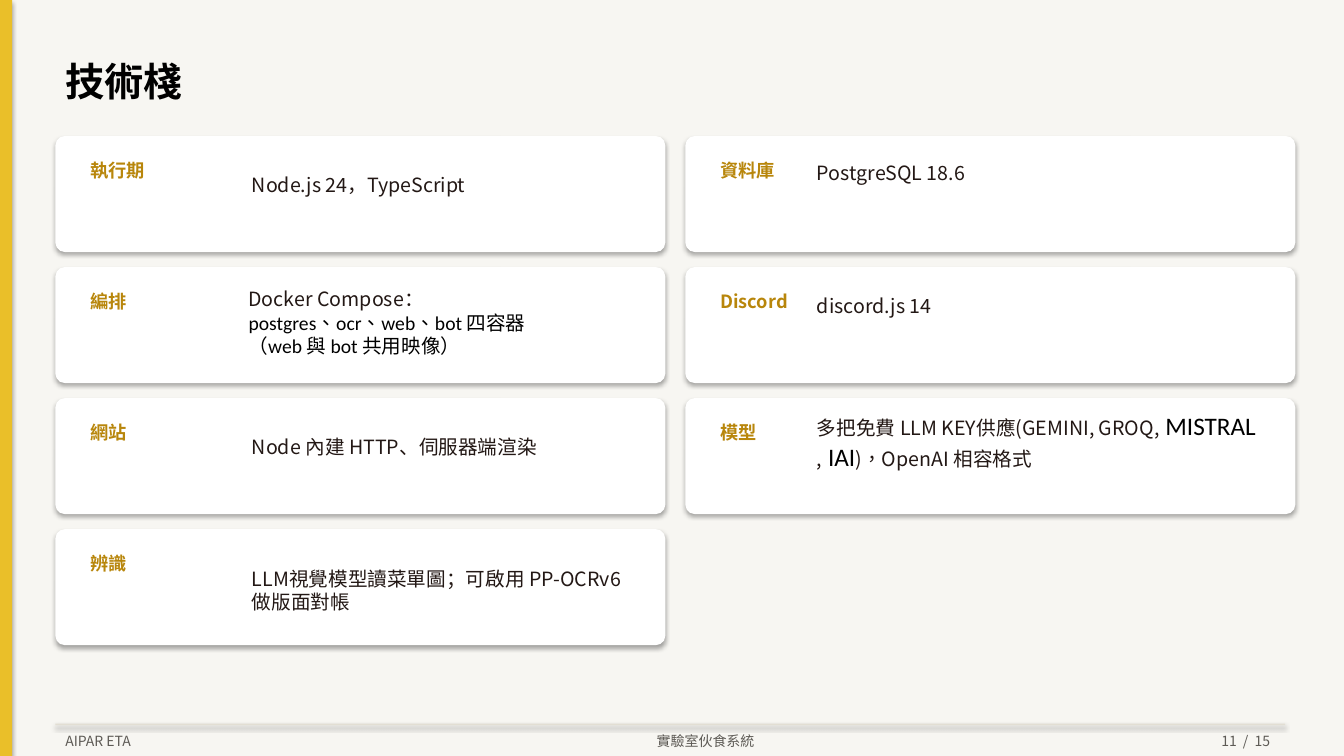
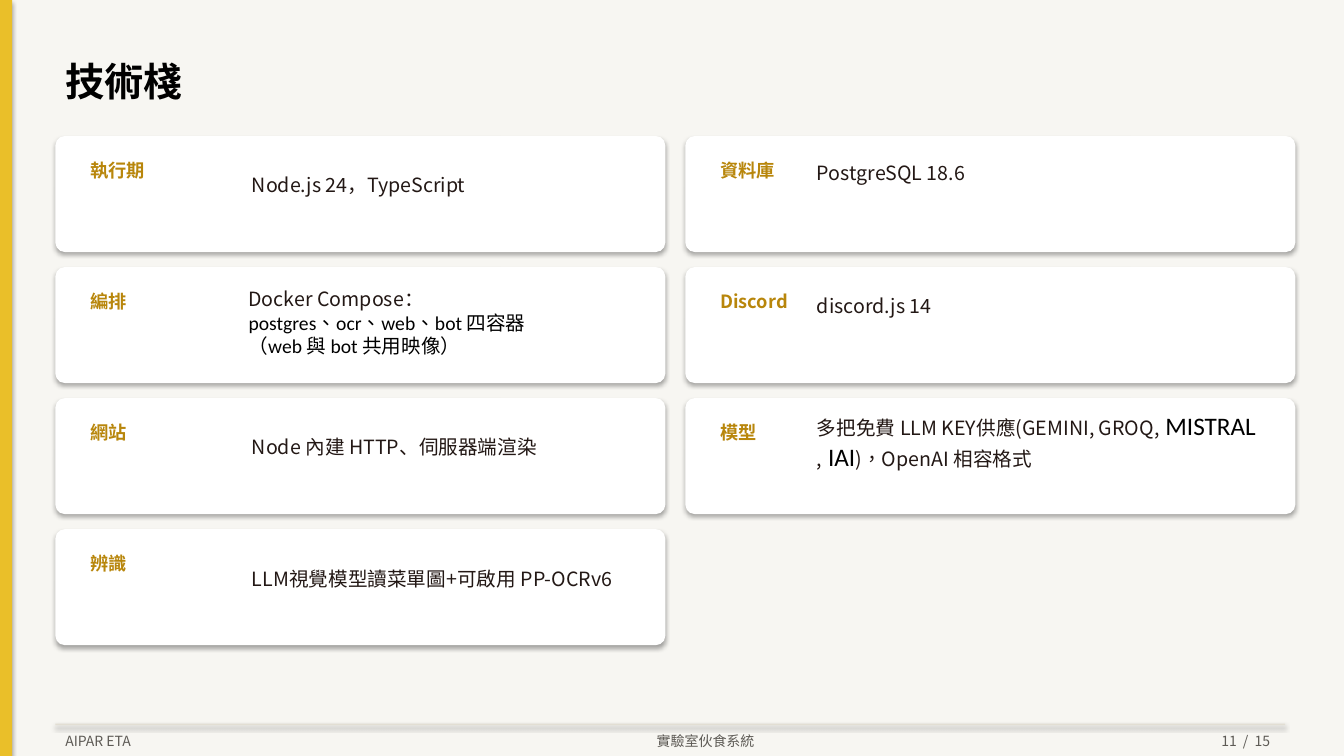
Before and after one commit to Lrniey666/AIPAR-ETA, a slide deck: slide 11 of docs/presentations/AIPAR-ETA-intro.pptx. Drawn at 1344x756 pixels with LibreOffice and Linux fonts; fonts in the diff are those of the drawing. Boxes give left, top, right and bottom in pixels: in the first picture for what was removed or moved away, otherwise in the second. Text is boxed around its words. In the diff, an @@ line names an element or a change of style, - is before the commit and + after.

```diff
--- a/docs/presentations/AIPAR-ETA-intro.pptx
+++ b/docs/presentations/AIPAR-ETA-intro.pptx
@@ text at (252,569,613,588): text changed @@
-LLM視覺模型讀菜單圖；可啟用 PP-OCRv6 做版面對帳
+LLM視覺模型讀菜單圖+可啟用 PP-OCRv6
```
Also in this commit, not shown: 2 other slides changed, 1 other file.
